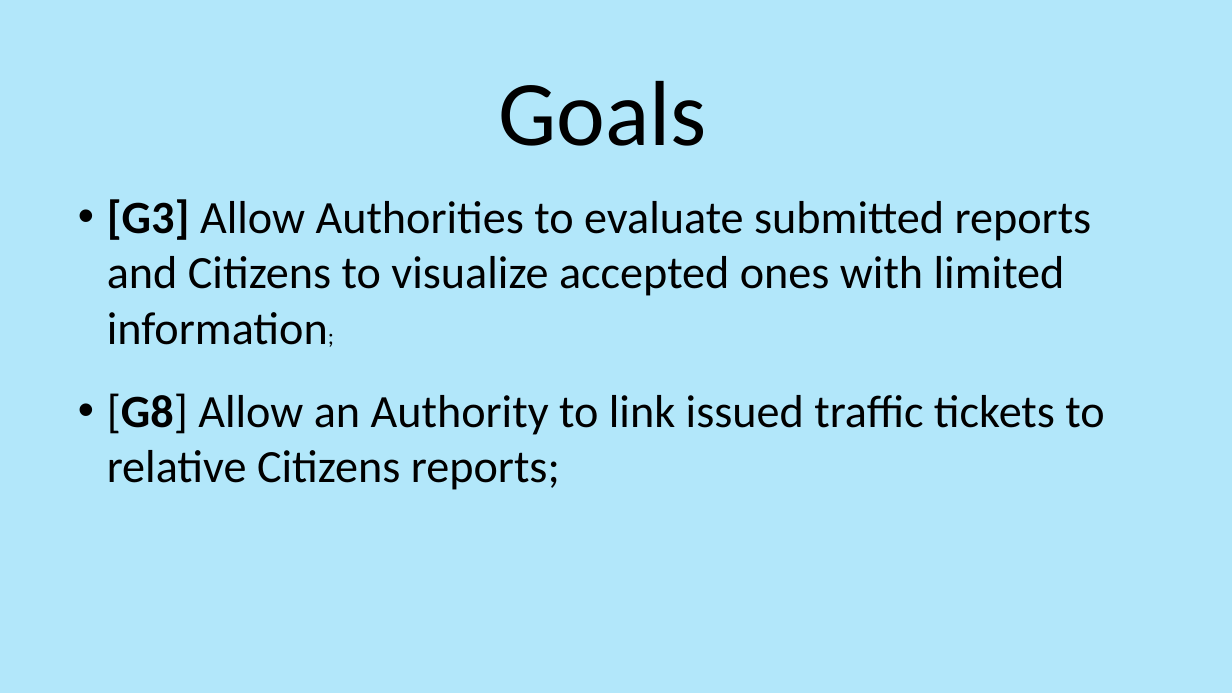
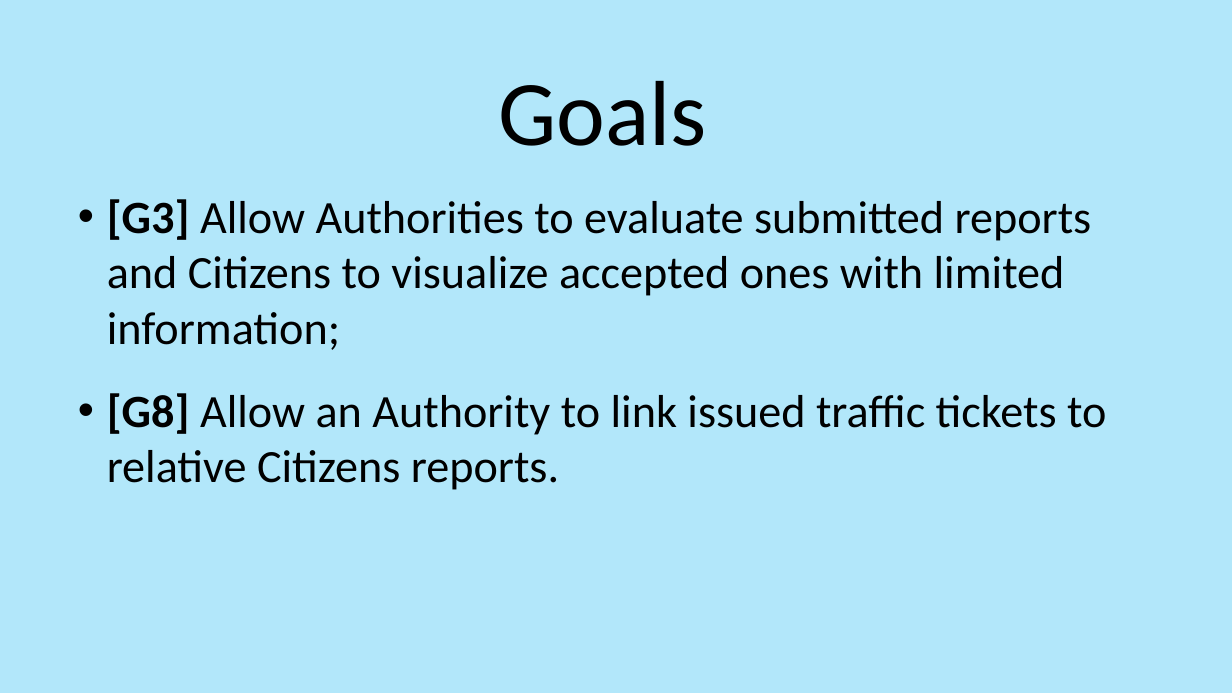
Before and after one commit to pozziteo/PozziSaccoVentura-SwEng2, a slide deck: slide 2 of DeliveryFolder/Final Presentation.pptx. Drawn at 1232x693 pixels with LibreOffice and Linux fonts; fonts in the diff are those of the drawing. Boxes give left, top, right and bottom in pixels: in the first picture for what was removed or moved away, otherwise in the second. Text is boxed around its words. In the diff, an @@ line names an element or a change of style, - is before the commit and + after.

```diff
--- a/DeliveryFolder/Final Presentation.pptx
+++ b/DeliveryFolder/Final Presentation.pptx
@@ text at (107, 199, 1092, 350): size 18 to 36 pt in "information;" @@
@@ text at (107, 393, 1106, 490): text changed @@
-• [G8] Allow an Authority to link issued traffic tickets to relative Citizens reports;
+• [G8] Allow an Authority to link issued traffic tickets to relative Citizens reports.
```
Also in this commit, not shown: 1 other slide changed.
